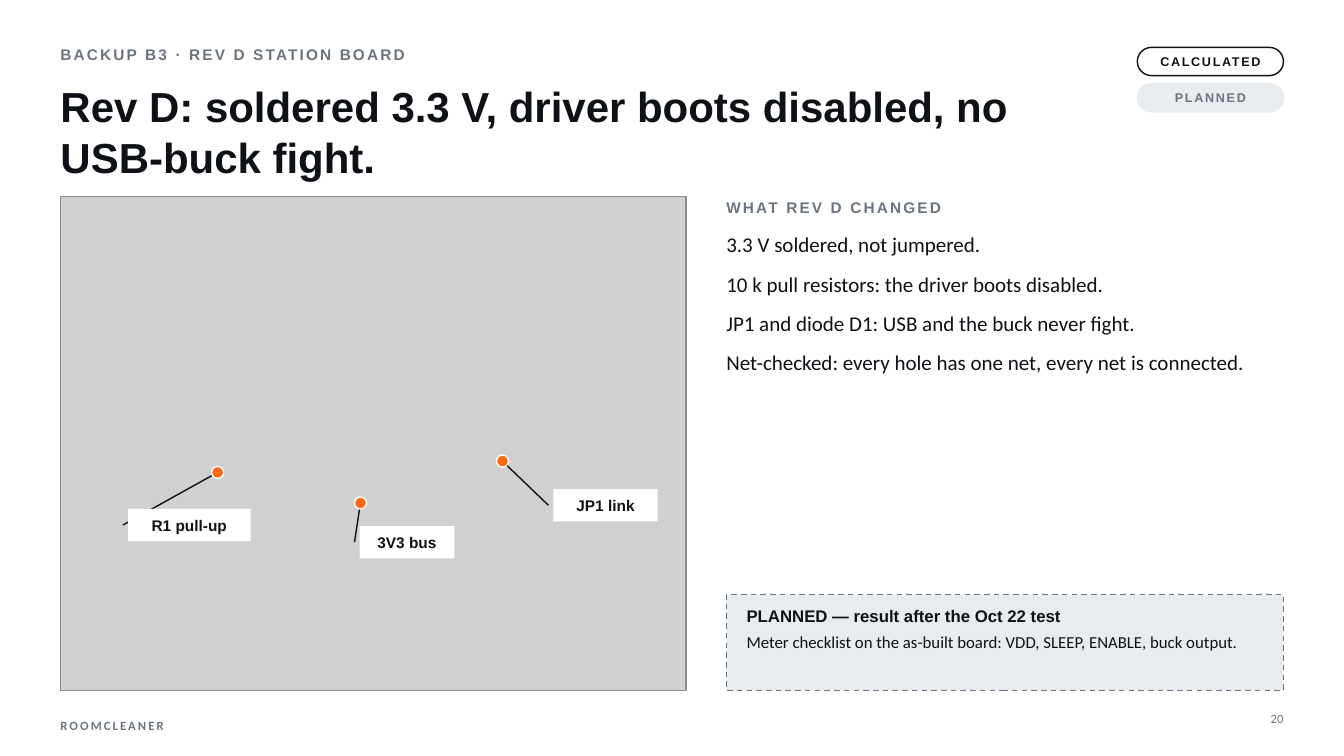
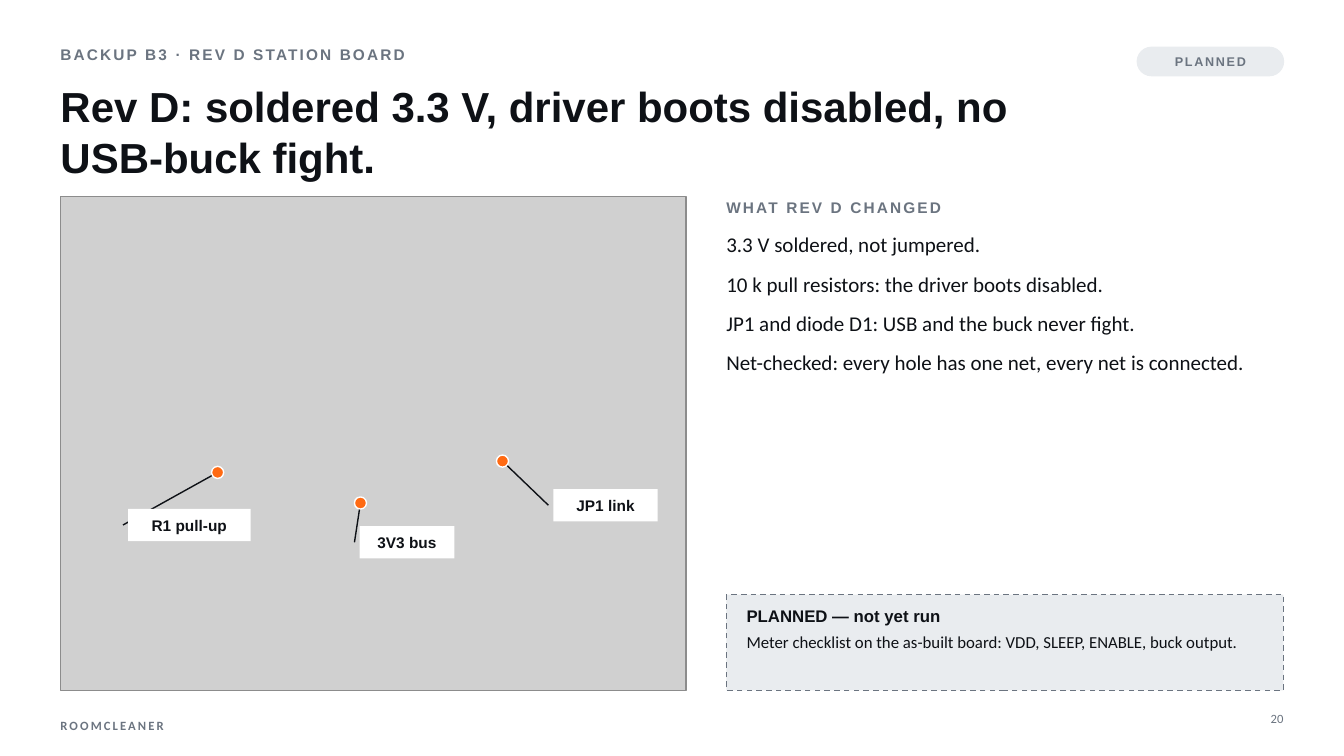
Before and after one commit to Jaspario1199/RoomCleaner, a slide deck: slide 20 of docs/presentation/deck/RoomCleaner_SpaceX_draft.pptx. Drawn at 1344x756 pixels with LibreOffice and Linux fonts; fonts in the diff are those of the drawing; grey boxes stand for pictures. Boxes give left, top, right and bottom in pixels: in the first picture for what was removed or moved away, otherwise in the second. Text is boxed around its words. In the diff, an @@ line names an element or a change of style, - is before the commit and + after.

```diff
--- a/docs/presentation/deck/RoomCleaner_SpaceX_draft.pptx
+++ b/docs/presentation/deck/RoomCleaner_SpaceX_draft.pptx
@@ rounded rectangle "PLANNED": place and size @@
-rounded rectangle "PLANNED" at [1137,84,1284,112]
+rounded rectangle "PLANNED" at [1137,47,1284,76]
@@ rounded rectangle removed at [1137,47,1284,76] @@
-CALCULATED
@@ text at [747,610,940,626]: text changed @@
-PLANNED — result after the Oct 22 test
+PLANNED — not yet run
```
Also in this commit, not shown: 21 other slides changed, 5 other files.
